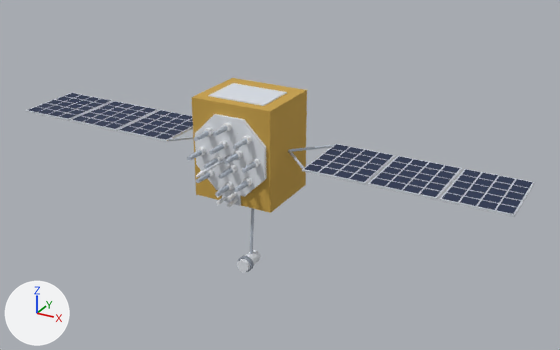
The glTF model site/models/gps-iif.glb, before and after one commit.
Rendered twice from a 50 mm camera at (9.11, -15.09, 6.86) aimed at (0.87, -0.11, -0.63). Every picture has the same lights, and +X, +Y and +Z are marked at lower left. The older version comes first. Where no turn or scale is listed for an object, it has been applied to the vertices. Vertices at exactly the same position are counted once.

The first picture shows 'body', 'foil', 'solar-panel'.
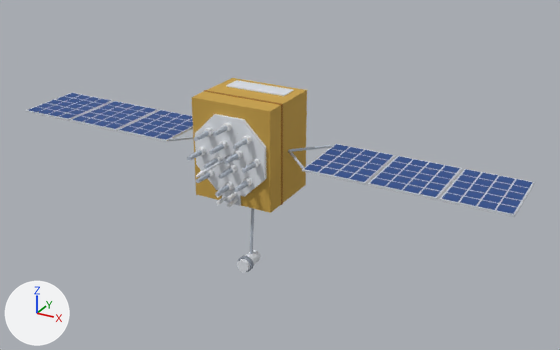
What the commit changed:
Material 'own #2e4e8c' (mat_own__2e4e8c) is new.
Its base color is (0.0273, 0.0762, 0.262) (blue #2e4e8c).
Its roughness is 1.0.
Material 'own #a8792f' (mat_own__a8792f) is new.
Its base color is (0.392, 0.191, 0.0284) (brown #a8792f).
Its roughness is 1.0.
me_body is used by ob_body; location (0.0, -0.69, -0.84).
me_body had 7677 vertices, 8448 faces and spanned x -6.55..6.55, y -1.63..1.63, z -2.11..2.11.
me_body now has 8415 vertices, 9752 faces and spans x -6.55..6.55, y -1.63..1.63, z -2.11..2.11.
me_body part 1: a new loose piece of 606 vertices spanning x -1.07..1.07, y 0.31..0.37, z -0.43..2.1, in mat_own__a8792f (brown #a8792f).
Part 2, on me_body:
40 vertices are removed from x -0.75..0.75, y 0.04..1.14, z -0.44..2.11.
64 faces are deleted.
24 vertices are added at x 0.0..0.8, y 0.89..1.39, z -0.44..2.11.
8 new vertices lie (-0.2, 0.06, 0.0) away from vertices in x 0.0, y 0.89..1.14, z -0.44..2.11.
8 new vertices lie (-0.2, -0.06, 0.0) away from vertices in x -0.2..0.0, y 0.95..1.14, z -0.44..2.11.
8 new vertices lie (-0.2, 0.06, 0.0) away from vertices in x -0.4..-0.2, y 0.89..0.95, z -0.44..2.11.
8 new vertices lie (0.1, 0.1, 0.0) away from vertices in x -0.4..-0.2, y 1.01..1.2, z -0.44..2.11.
8 new vertices lie (0.0, 0.25, 0.0) away from vertices in x -0.6..0.0, y 0.95..1.14, z -0.44..2.11.
12 new vertices lie (-0.2, -0.06, 0.0) away from vertices in x -0.6..0.0, y 0.95..1.39, z -0.44..2.11.
16 new vertices lie (0.1, 0.16, 0.0) away from vertices in x -0.8..0.0, y 0.89..1.14, z -0.44..2.11.
8 new vertices lie (-0.1, 0.09, 0.0) away from vertices in x -0.7..0.0, y 0.89..1.3, z -0.44..2.11.
12 new vertices lie (0.4, 0.0, 0.0) away from vertices in x -0.8..0.0, y 0.89..1.39, z -0.44..2.11.
12 new vertices lie (0.2, 0.06, 0.0) away from vertices in x 0.0..0.4, y 0.89..1.14, z -0.44..2.11.
16 new vertices lie (0.2, -0.06, 0.0) away from vertices in x -0.8..0.6, y 0.95..1.39, z -0.44..2.11.
8 new vertices lie (0.2, 0.06, 0.0) away from vertices in x 0.2..0.6, y 0.95..1.33, z -0.44..2.11.
12 new vertices lie (0.2, 0.07, 0.0) away from vertices in x -0.6..0.4, y 1.01..1.2, z -0.44..2.11.
12 new vertices lie (0.1, -0.1, 0.0) away from vertices in x 0.4..0.6, y 1.08..1.33, z -0.44..2.11.
280 new faces join them, mat_own__d9dee6 (white #d9dee6).
me_body gains material mat_own__a8792f (brown #a8792f).
me_solar_panel has 480 vertices, 240 faces and spans x -6.52..6.52, y -0.87..0.87, z 0.0.
me_solar_panel no longer uses material mat_own__26324f (dark blue #26324f).
me_solar_panel gains material mat_own__2e4e8c (blue #2e4e8c).

Location of each change, (x1, y1, x2, y2) in pixels of the pictures (560 x 350 px):
'body', reshaped: before (26, 83, 535, 272); after (26, 80, 535, 272)
'solar-panel', recoloured: (29, 93, 533, 214) in both
part 1 of me_body, added (mostly hidden): after (203, 90, 283, 205)
part 2 of me_body, cut back: before (208, 83, 287, 106); after (226, 80, 294, 96)
